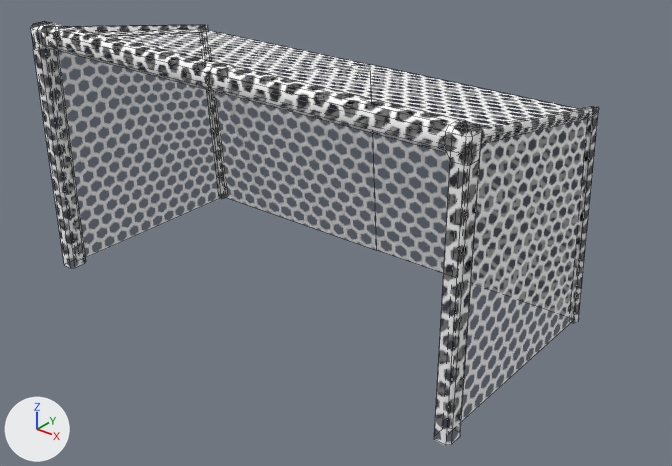
The Blender file Assets/Resources/Art/Models/Goal.blend: old version first, new version second.
Camera for both pictures: a camera (50 mm lens) standing at (8.35, -9.81, 7.23) and looking at (0.11, 0.48, 0.84). The axes (+X, +Y, +Z) are drawn at lower left. The lights are the same throughout. Mesh edges are drawn as thin lines.

Names of what the first picture shows: 'Goal'.
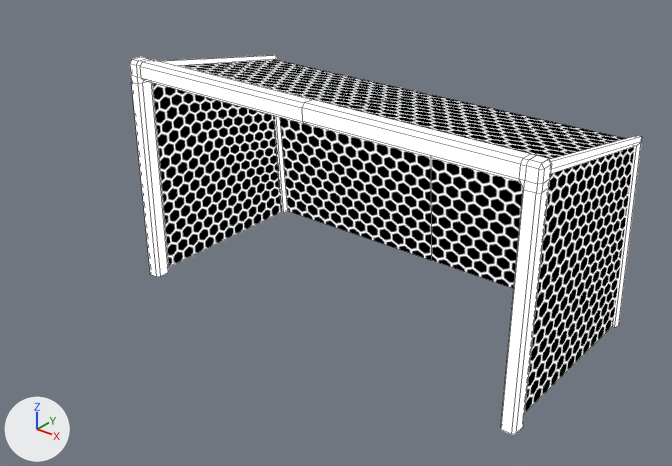
Changed parts and their boxes (x1, y1, x2, y2) in the pictures (672 x 466 px; the box of a moved part takes in the faces that stretch with it):
'Goal', reshaped, moved (10% narrower, 10% shorter)
    before: (30, 22, 599, 446)
    after: (130, 55, 642, 435)
'Net', added
    after: (153, 59, 635, 412)
part 1 of me_plane, moved or reshaped
    before: (30, 22, 482, 446)
    after: (130, 57, 551, 435)
part 2 of me_plane, moved or reshaped
    before: (43, 25, 599, 323)
    after: (161, 55, 642, 327)
part 3 of me_plane, deleted
    before: (49, 29, 592, 434)

The change, as a diff of the scene's bpy script:
```diff
--- a/Assets/Resources/Art/Models/Goal.blend.py
+++ b/Assets/Resources/Art/Models/Goal.blend.py
@@ img_goal @@
+img_goal = load_image('Goal', '../Textures/Goal.png', 1024, 1024, 'sRGB')
@@ mat_material @@
+mat_material = bpy.data.materials.new('Material')
+mat_material.use_nodes = True; mat_material.node_tree.nodes.clear()
+_N = mat_material.node_tree.nodes; _L = mat_material.node_tree.links
+n0 = _N.new('ShaderNodeOutputMaterial'); n0.name = 'Material Output'
+n1 = _N.new('ShaderNodeTexImage'); n1.name = 'Image Texture'
+n1.image = img_goal
+_L.new(n1.outputs[0], n0.inputs[0])  # 'Color' to 'Surface'
@@ mat_net @@
+mat_net = bpy.data.materials.new('Net')
+mat_net.use_nodes = True; mat_net.node_tree.nodes.clear()
+_N = mat_net.node_tree.nodes; _L = mat_net.node_tree.links
+n0 = _N.new('ShaderNodeOutputMaterial'); n0.name = 'Material Output'
+n1 = _N.new('ShaderNodeTexImage'); n1.name = 'Image Texture'
+n1.image = img_net_png
+_L.new(n1.outputs[0], n0.inputs[0])  # 'Color' to 'Surface'
@@ me_plane @@
 me_plane.from_pydata(...)  # 73 vertices, 55 faces; spans x 0.0..3.78, y -1.92..1.81, z -0.01..4.01
 # used by ob_goal; location = (0.0, 0.0, 0.0)
-me_plane.materials.append(mat_material_001)
+# me_plane part 1: the loose piece of 48 vertices spanning x 0.0..3.78, y -1.92..-1.61, z -0.01..4.01 is moved by (0.0, 0.0, -3.85), in mat_material
+# me_plane part 2: the loose piece of 18 vertices spanning x 3.59..3.72, y -1.78..1.81, z 0.0..3.94 is moved by (0.0, 0.0, -3.85), in mat_material
+# me_plane part 3: the loose piece of 7 vertices spanning x 0.0..3.66, y -1.74..1.73, z 0.01..3.85 is deleted
+me_plane.materials.append(mat_material)
@@ me_plane_001 @@
+me_plane_001.from_pydata(...)  # 7 vertices, 3 faces; spans x 0.0..3.66, y -1.74..1.73, z -3.84..0.0
+me_plane_001.materials.append(mat_net)
@@ ob_goal @@
 ob_goal = bpy.data.objects.new('Goal', me_plane)
-ob_goal.location = (0.0, 0.0, 0.0)
+ob_goal.location = (0.0, 1.76, 2.94)
 _m = ob_goal.modifiers.new('Mirror', 'MIRROR')
@@ ob_net @@
+ob_net = bpy.data.objects.new('Net', me_plane_001)
+ob_net.location = (0.0, 1.76, 2.94)
+_m = ob_net.modifiers.new('Mirror', 'MIRROR')
+_m.use_clip = True
```
